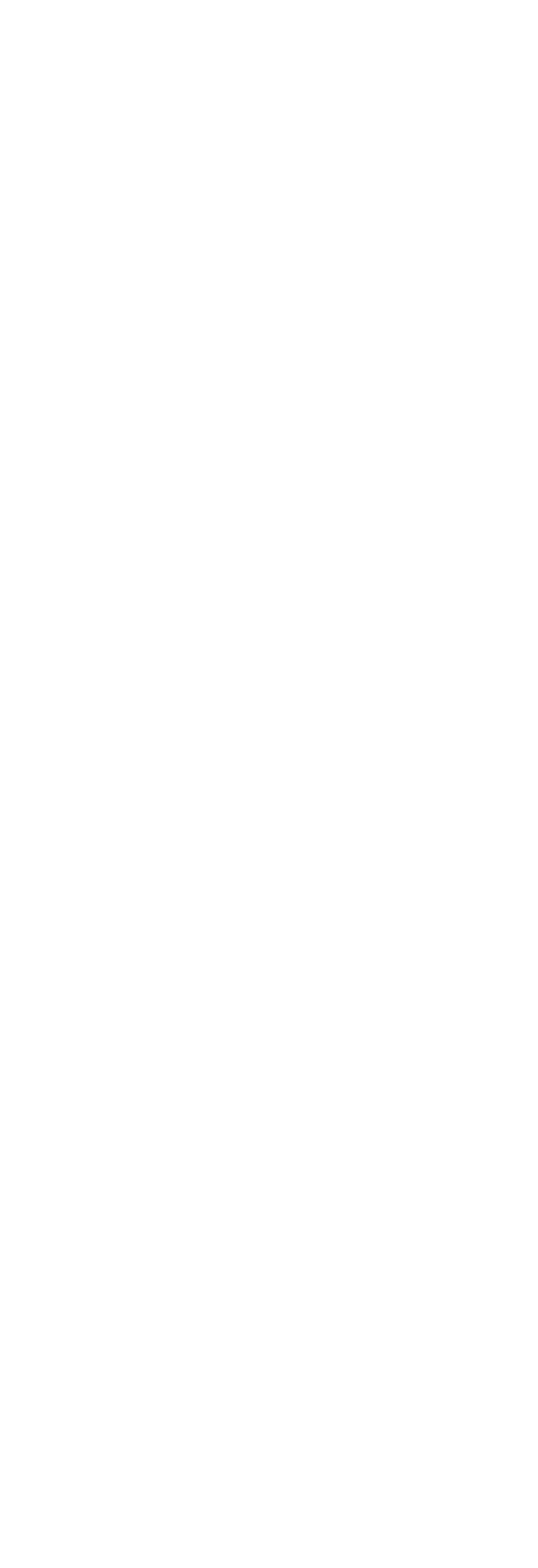
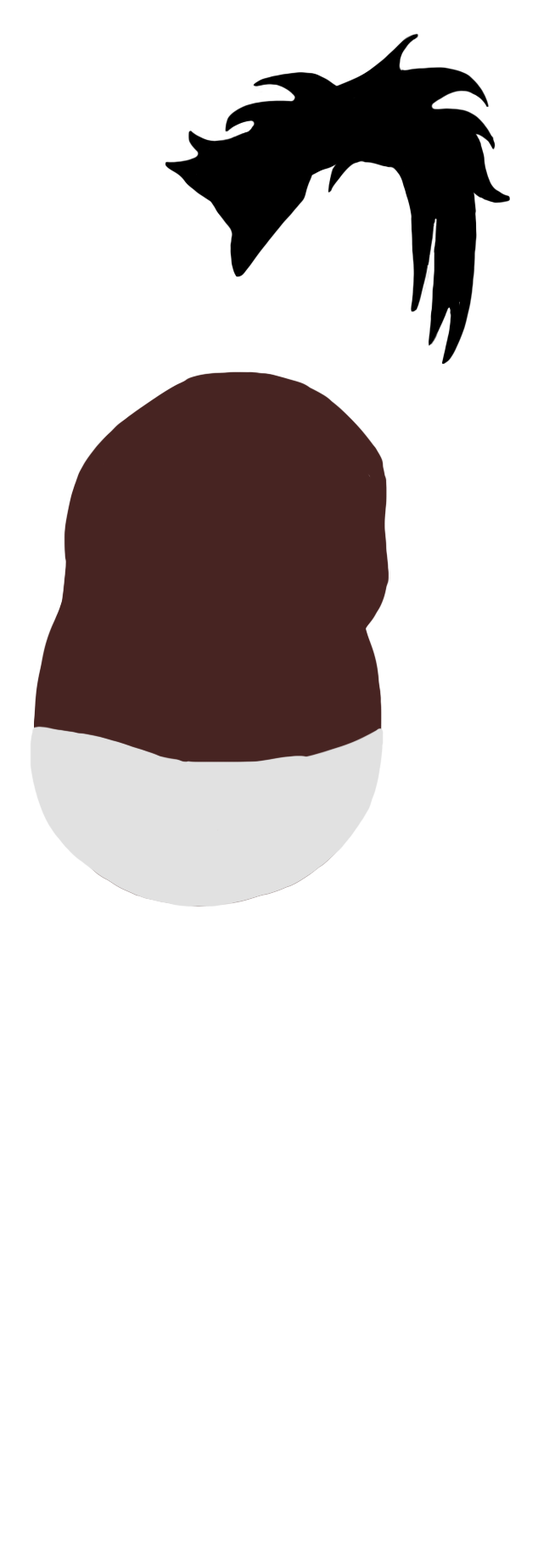
Layered file, before and after one edit (538 × 1568). Changes by layer:
painted on "Hair Front" over [165,33,510,365]
painted on "Underwear" over [29,725,384,908]
painted on "Body" over [33,371,391,908]
